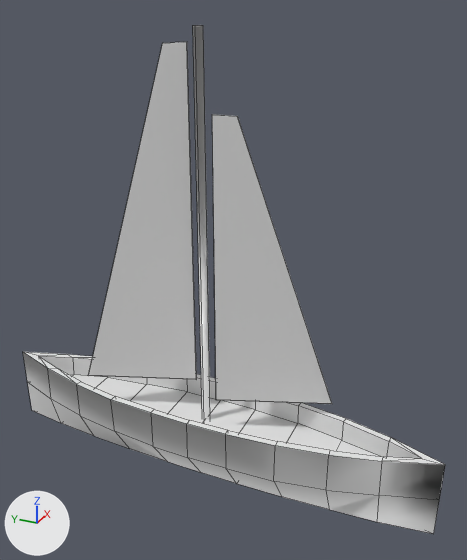
The OBJ model data/models/gre42/ship0/ship0.obj, before and after one commit.
Camera for both pictures: a 50 mm camera at (-12.0, -6.16, 10.45) aimed at (0.26, -0.63, 4.32). The axes (+X, +Y, +Z) are drawn at lower left. The lights are the same throughout. Mesh edges are drawn as thin lines. Where no turn or scale is listed for an object, it has been applied to the vertices.
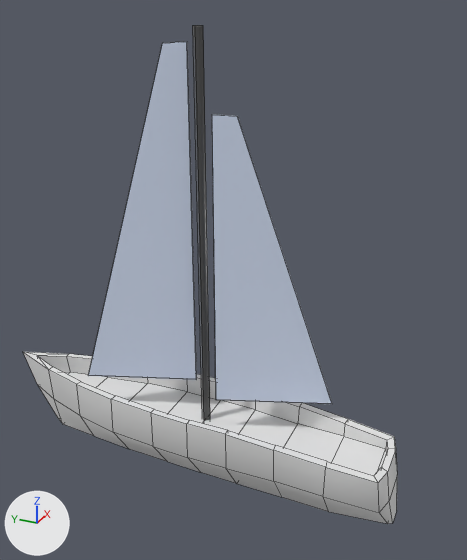
Commit message: Improve ship0 colors

The change, as a list of edits to the scene's bpy script:
```text
Add mat_rod:
    mat_rod = principled_material('Rod')
    mat_rod.base_color = (0.0843, 0.0843, 0.0843)  # dark grey #525252
    mat_rod.roughness = 0.293
Add mat_sail:
    mat_sail = principled_material('Sail')
    mat_sail.base_color = (0.724, 0.813, 1.0)  # white #dde9ff
    mat_sail.roughness = 0.293
Change me_cube:
    used by ob_cube; location = (0.0, 0.0, 0.0)
    remove me_cube.from_pydata(...)  # 100 vertices, 106 faces; spans x -1.03..1.03, y -5.78..5.78, z -1.0..1.0
    add me_cube.from_pydata(...)  # 105 vertices, 107 faces; spans x -1.03..1.03, y -4.88..5.78, z -1.0..1.0
    me_cube part 1
    2 vertices are removed from x -0.31..0.31, y 4.29, z 1.0
    10 faces are deleted
    22 vertices move from x -0.93..0.93, y 2.17..5.78, z -1.0..1.0 to x -0.95..0.95, y 2.17..5.42, z -1.0..1.0
    2 vertices are added at (-0.29, 4.5, 1.0), (0.29, 4.5, 1.0)
    8 new faces join them
    me_cube part 2
    8 vertices are removed from x -0.45..0.45, y -5.78..-4.47, z -1.0..1.0
    18 faces are deleted
    25 vertices move from x -0.91..0.91, y -4.52..-2.17, z -1.0..1.0 to x -0.99..0.99, y -4.77..-2.17, z -1.0..0.93
    13 vertices are added at x -0.86..0.85, y -4.88..-4.39, z -0.84..0.75
    21 new faces join them
Change me_cube_001:
    where me_cube_001.from_pydata(...)  # 8 vertices, 6 faces; spans x -0.72..0.29, y 0.39..3.0, z 1.36..9.4
    remove me_cube_001.materials.append(mat_none)  # white #e7e7e7
    add me_cube_001.materials.append(mat_sail)  # white #dde9ff
Change me_cube_002:
    where me_cube_002.from_pydata(...)  # 8 vertices, 6 faces; spans x -0.32..0.7, y -3.03..-0.42, z 1.36..8.11
    remove me_cube_002.materials.append(mat_none)  # white #e7e7e7
    add me_cube_002.materials.append(mat_sail)  # white #dde9ff
Change me_cylinder:
    where me_cylinder.from_pydata(...)  # 8 vertices, 6 faces; spans x -0.12..0.12, y -0.12..0.12, z 0.33..9.72
    used by ob_cylinder; location = (0.0, 0.0, 0.0)
    remove me_cylinder.materials.append(mat_none)  # white #e7e7e7
    me_cylinder part 3: its shading normals changed
    add me_cylinder.materials.append(mat_rod)  # dark grey #525252
```

Location of each change, [x1, y1, x2, y2] in pixels of the pictures (467 x 560 px; the box of a moved part takes in the faces that stretch with it):
'Cube', reshaped (11% narrower)
    before: [23, 352, 445, 534]
    after: [23, 352, 397, 524]
'Cube.001', recoloured
    both: [88, 42, 196, 380]
'Cube.002', recoloured
    both: [212, 114, 332, 404]
'Cylinder', recoloured, shading changed
    both: [193, 25, 210, 421]
part 1 of me_cube, moved or reshaped
    both: [23, 352, 187, 461]
part 2 of me_cube, moved or reshaped
    before: [225, 401, 445, 534]
    after: [225, 401, 397, 524]
